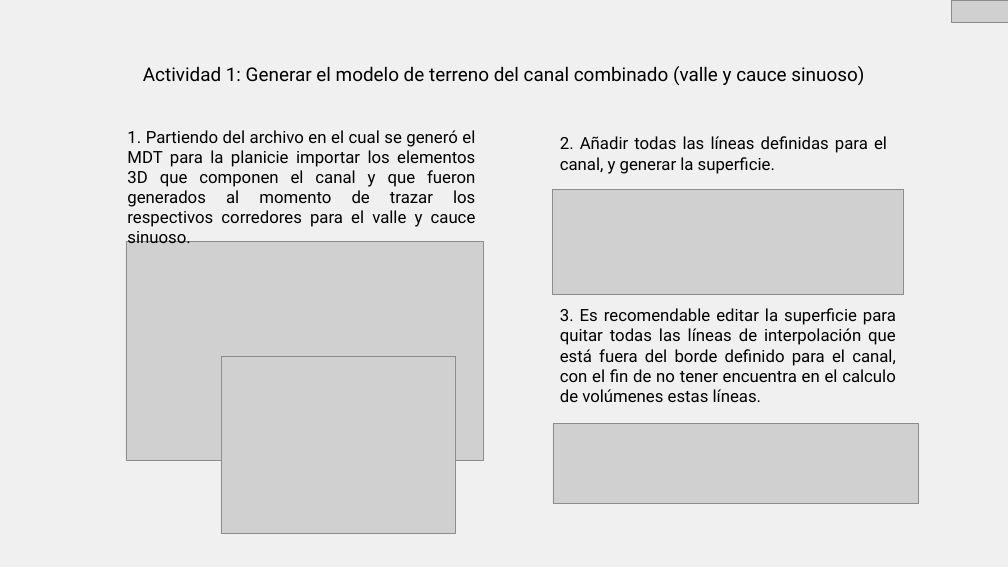
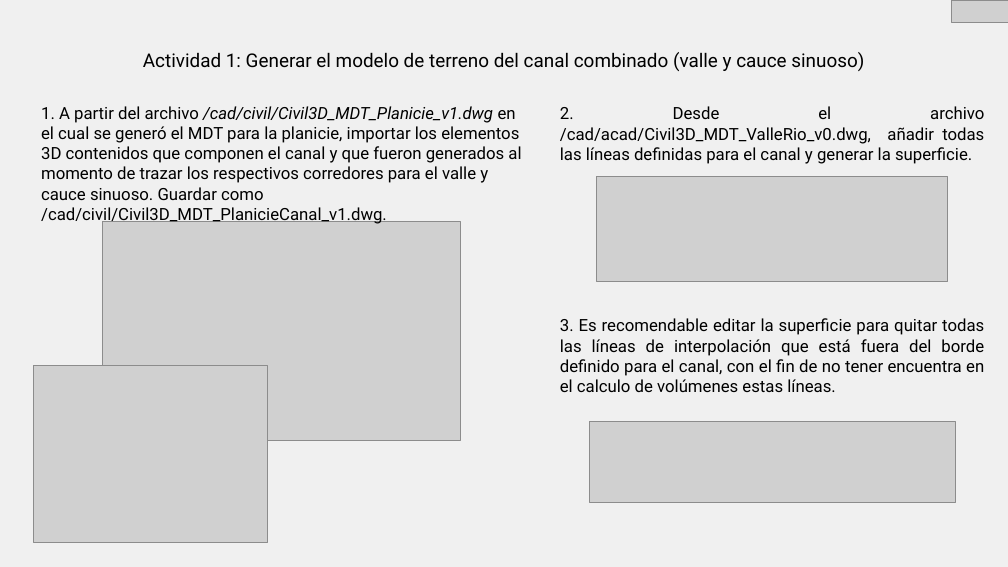
Before and after one commit to rcfdtools/R.HCMC, a slide deck: slide 4 of activity/M02A08/M02A08.pptx. Drawn at 1008x567 pixels with LibreOffice and Linux fonts; fonts in the diff are those of the drawing; grey boxes stand for pictures. Boxes give left, top, right and bottom in pixels: in the first picture for what was removed or moved away, otherwise in the second. Text is boxed around its words. In the diff, an @@ line names an element or a change of style, - is before the commit and + after.

```diff
--- a/activity/M02A08/M02A08.pptx
+++ b/activity/M02A08/M02A08.pptx
@@ text "Actividad 1: Generar el modelo ...": place and size @@
-text "Actividad 1: Generar el modelo ..." at box(143, 66, 864, 85)
+text "Actividad 1: Generar el modelo ..." at box(143, 52, 864, 71)
@@ text at box(41, 106, 521, 225): text changed @@
-1. Partiendo del archivo en el cual se generó el MDT para la planicie importar los elementos 3D que componen el canal y que fueron generados al momento de trazar los respectivos corredores para el valle y cauce sinuoso.
+1. A partir del archivo /cad/civil/Civil3D_MDT_Planicie_v1.dwg en el cual se generó el MDT para la planicie, importar los elementos 3D contenidos que componen el canal y que fueron generados al momento de trazar los respectivos corredores para el valle y cauce sinuoso. Guardar como /cad/civil/Civil3D_MDT_PlanicieCanal_v1.dwg.
@@ text at box(560, 106, 984, 164): text changed @@
-2. Añadir todas las líneas definidas para el canal, y generar la superficie.
+2. Desde el archivo /cad/acad/Civil3D_MDT_ValleRio_v0.dwg, añadir todas las líneas definidas para el canal y generar la superficie.
@@ picture: place and size @@
-picture at box(553, 189, 904, 295)
+picture at box(597, 176, 948, 282)
@@ picture: place and size @@
-picture at box(126, 241, 483, 461)
+picture at box(103, 222, 460, 441)
@@ text "3. Es recomendable editar la ..." rewrapped from box(560, 308, 896, 402) to box(560, 318, 984, 392) @@
@@ picture: place and size @@
-picture at box(221, 356, 455, 534)
+picture at box(34, 365, 268, 543)
@@ picture: place and size @@
-picture at box(553, 423, 919, 504)
+picture at box(590, 422, 956, 503)
```
Also in this commit, not shown: 4 other slides changed, 1 other file.
